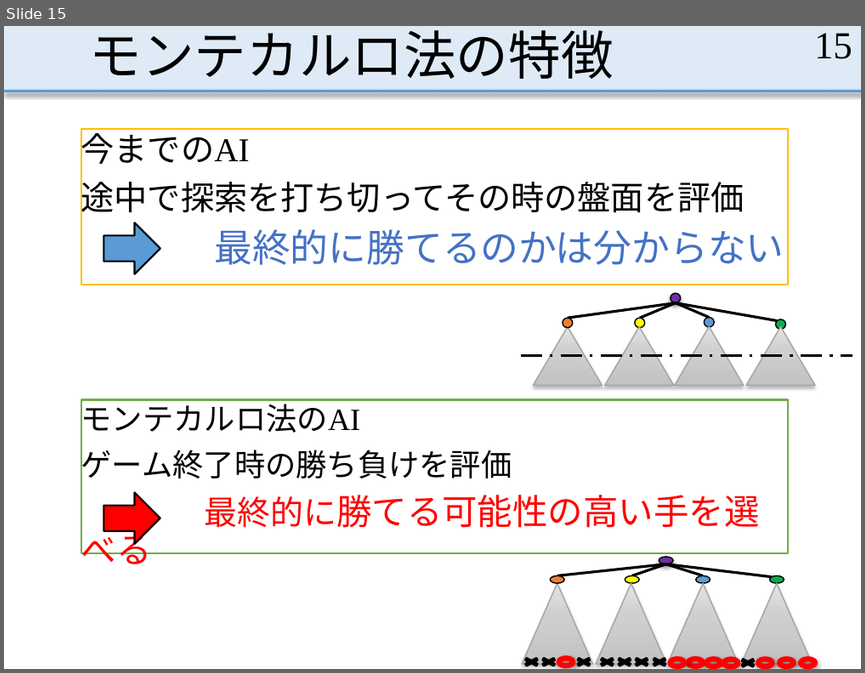
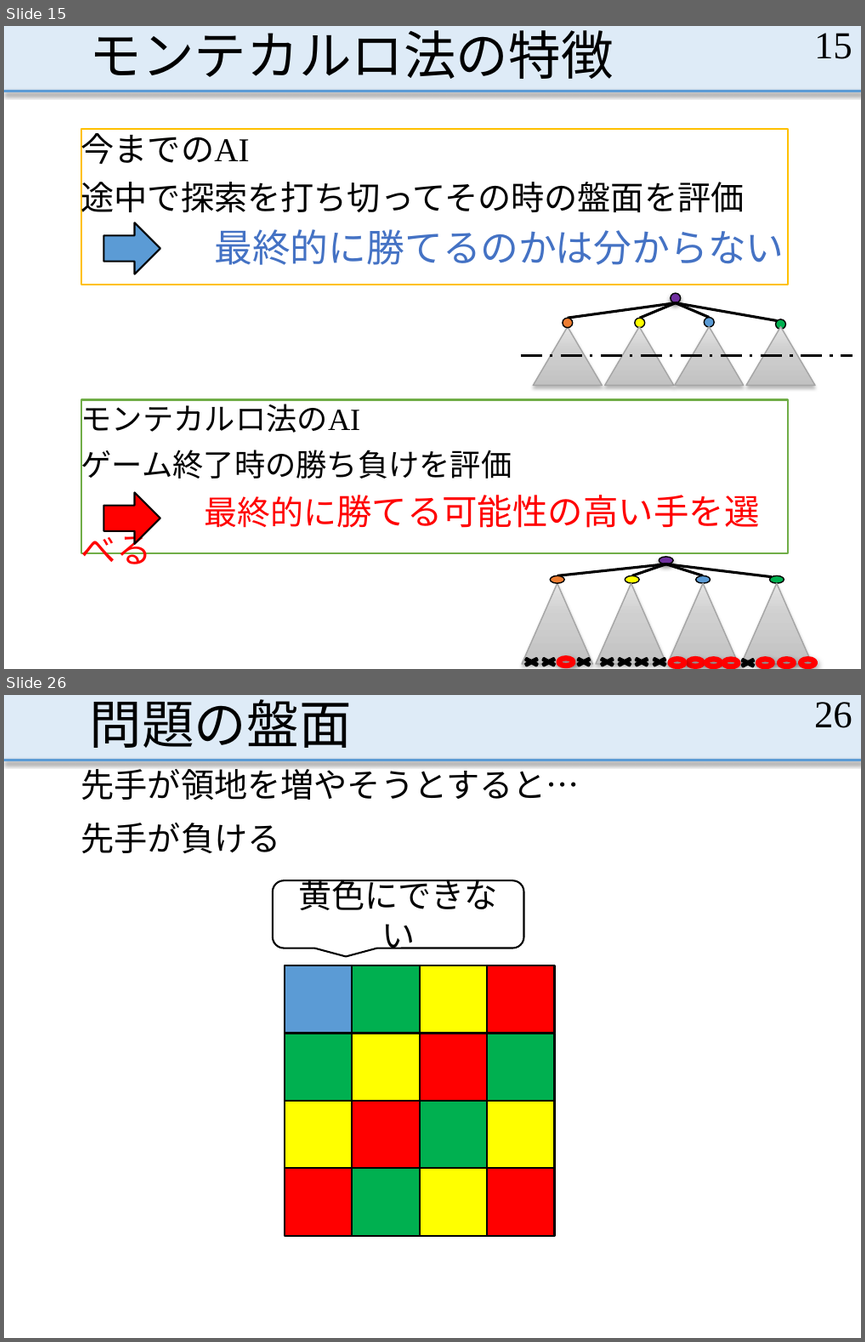
Before and after one commit to MasayaOda/SR, a slide deck: 中間発表1210.pptx. Shown one above the other, each under a label of ours: slide 15 before the commit, slides 15 and 26 after it; the slides between them are not shown. The pictures are 865x673 and 865x1342 pixels, drawn with LibreOffice and Linux fonts; fonts in the diff are those of the drawing. Boxes give left, top, right and bottom in pixels: in the first picture for what was removed or moved away, otherwise in the second. Text is boxed around its words. In the diff, an @@ line names an element or a change of style, - is before the commit and + after.

```diff
--- a/中間発表1210.pptx
+++ b/中間発表1210.pptx
@@ slide 26 added at bbox=[4, 695, 861, 1338], background #FFFFFF; not listed: 2 template elements that a slide beside it also shows @@
@@ title added at bbox=[90, 699, 352, 748], 44 pt, text #000000 @@
+問題の盤面
@@ page number added at bbox=[814, 702, 852, 728], 32 pt, text #000000 @@
+26
@@ text added at bbox=[81, 763, 579, 800], 28 pt, text #000000 @@
+先手が領地を増やそうとすると…
@@ text added at bbox=[81, 823, 281, 853], 28 pt, text #000000 @@
+先手が負ける
@@ rounded speech box added at bbox=[273, 880, 523, 947], fill #FFFFFF, outline #000000 1.5 pt, 28 pt, text #000000 @@
+黄色にできない
@@ rectangle added at bbox=[284, 966, 352, 1033], fill #5B9BD5, outline #000000 1.5 pt @@
@@ rectangle added at bbox=[352, 966, 420, 1033], fill #00B050, outline #000000 1.5 pt @@
@@ rectangle added at bbox=[420, 966, 488, 1033], fill #FFFF00, outline #000000 1.5 pt @@
@@ rectangle added at bbox=[488, 966, 555, 1033], fill #FF0000, outline #000000 1.5 pt @@
@@ rectangle added at bbox=[284, 1032, 352, 1100], fill #00B050, outline #000000 1.5 pt @@
@@ rectangle added at bbox=[352, 1032, 420, 1100], fill #FFFF00, outline #000000 1.5 pt @@
@@ rectangle added at bbox=[420, 1032, 488, 1100], fill #FF0000, outline #000000 1.5 pt @@
@@ rectangle added at bbox=[488, 1032, 555, 1100], fill #00B050, outline #000000 1.5 pt @@
@@ rectangle added at bbox=[284, 1100, 352, 1168], fill #FFFF00, outline #000000 1.5 pt @@
@@ rectangle added at bbox=[352, 1100, 420, 1168], fill #FF0000, outline #000000 1.5 pt @@
@@ rectangle added at bbox=[420, 1100, 488, 1168], fill #00B050, outline #000000 1.5 pt @@
@@ rectangle added at bbox=[488, 1100, 555, 1168], fill #FFFF00, outline #000000 1.5 pt @@
@@ rectangle added at bbox=[284, 1168, 352, 1236], fill #FF0000, outline #000000 1.5 pt @@
@@ rectangle added at bbox=[352, 1168, 420, 1236], fill #00B050, outline #000000 1.5 pt @@
@@ rectangle added at bbox=[420, 1168, 488, 1236], fill #FFFF00, outline #000000 1.5 pt @@
@@ rectangle added at bbox=[488, 1168, 555, 1236], fill #FF0000, outline #000000 1.5 pt @@
```
Also in this commit, not shown: 9 slides changed, 8 other slides added.
